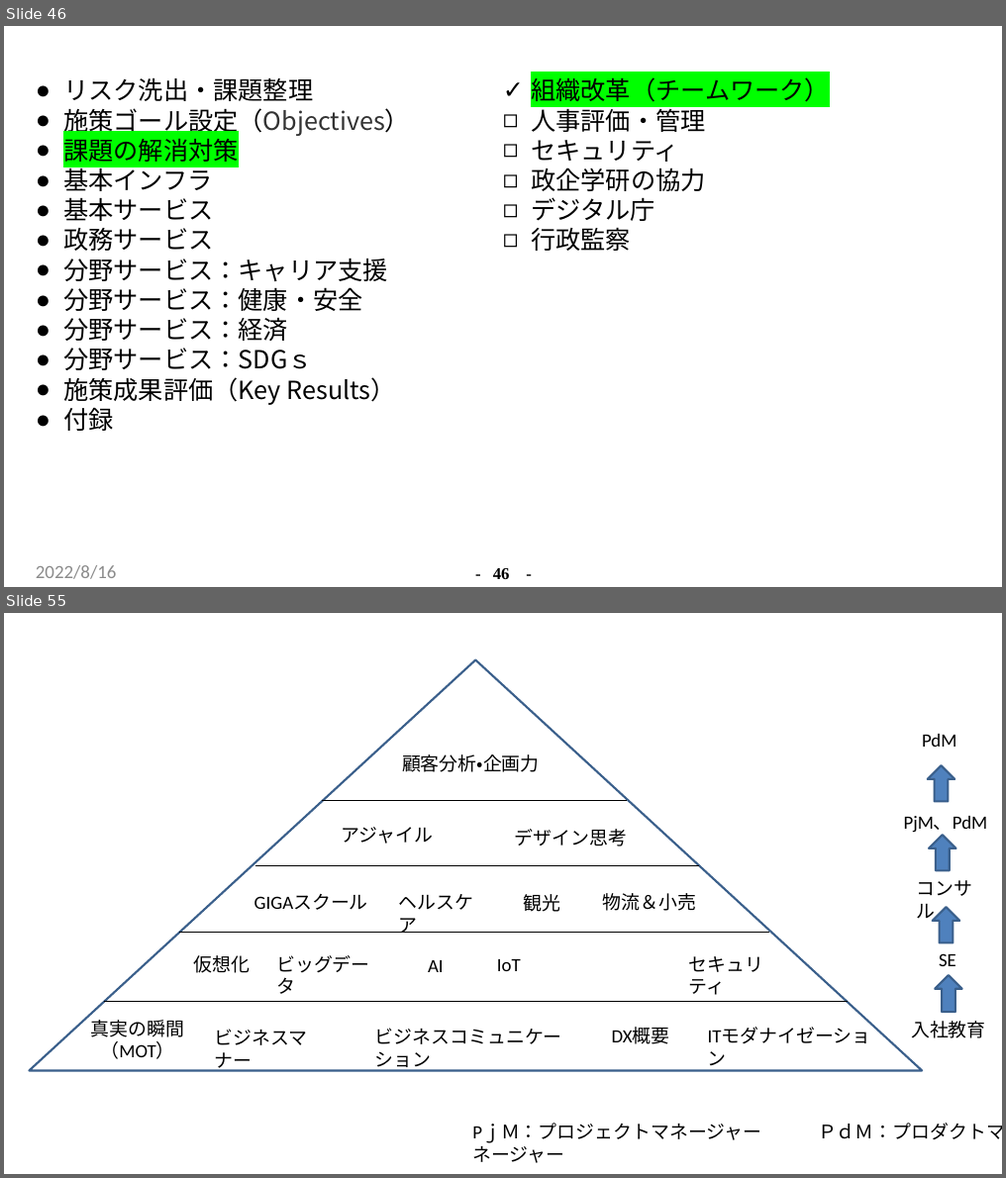
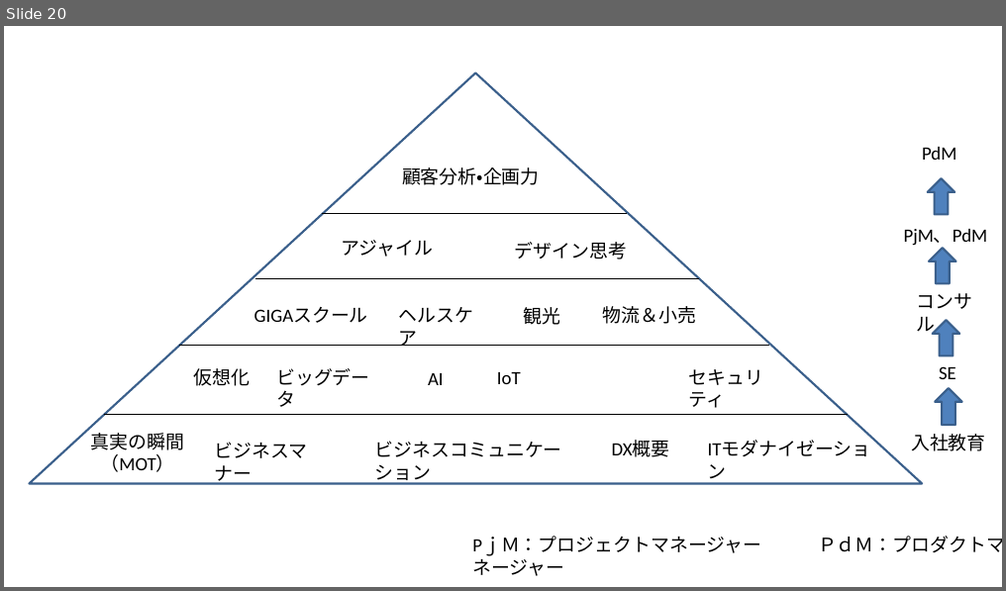
Before and after one commit to C2-Communication/c2-communication.GitHub.io, a slide deck: Site/content/posts/government-innovation/government-innovation_zhs.pptx. Shown one above the other, each under a label of ours: slides 46 and 55 before the commit, slide 20 after it; the slides between them are not shown. The pictures are 1006x1178 and 1006x591 pixels, drawn with LibreOffice and Linux fonts; fonts in the diff are those of the drawing; background and template pictures are left out. Boxes give left, top, right and bottom in pixels: in the first picture for what was removed or moved away, otherwise in the second. Text is boxed around its words. In the diff, an @@ line names an element or a change of style, - is before the commit and + after.

```diff
--- a/Site/content/posts/government-innovation/government-innovation_zhs.pptx
+++ b/Site/content/posts/government-innovation/government-innovation_zhs.pptx
@@ slide 46 removed at [4,26,1002,587], background #FFFFFF @@
@@ title removed at [33,26,970,67] @@
-目次
@@ text removed at [63,77,410,431] @@
-● リスク洗出・課題整理
-● 施策ゴール設定（Objectives）
-● 課題の解消対策
-● 基本インフラ
-● 基本サービス
-● 政務サービス
-● 分野サービス：キャリア支援
-● 分野サービス：健康・安全
-● 分野サービス：経済
-● 分野サービス：SDGｓ
-● 施策成果評価（Key Results）
-● 付録
@@ text removed at [531,77,830,251] @@
-✓ 組織改革（チームワーク）
-◻ 人事評価・管理
-◻ セキュリティ
-◻ 政企学研の協力
-◻ デジタル庁
-◻ 行政監察
@@ text removed at [36,566,117,579] @@
-2022/8/16
@@ page number removed at [493,569,510,579] @@
-- 46 -
@@ what was slide 55 is now slide 20 @@
```
Also in this commit, not shown: 133 slides changed, 1 slide added, 6 other slides removed, 30 other files.
